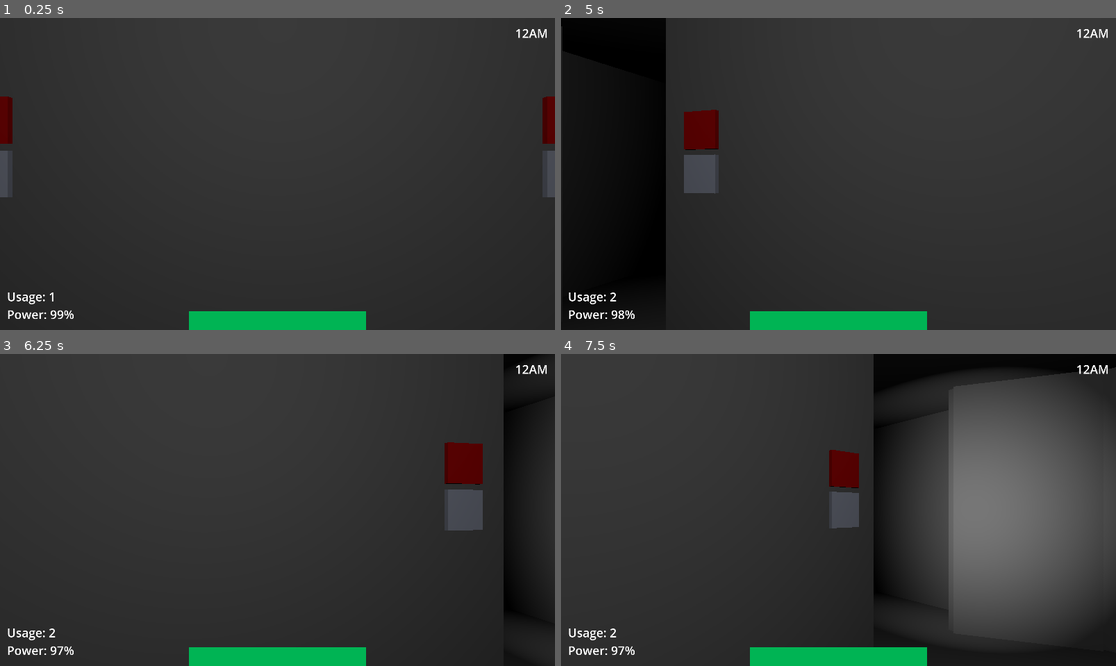
Above: before the commit, frames 1-4 (two rows, left to right).
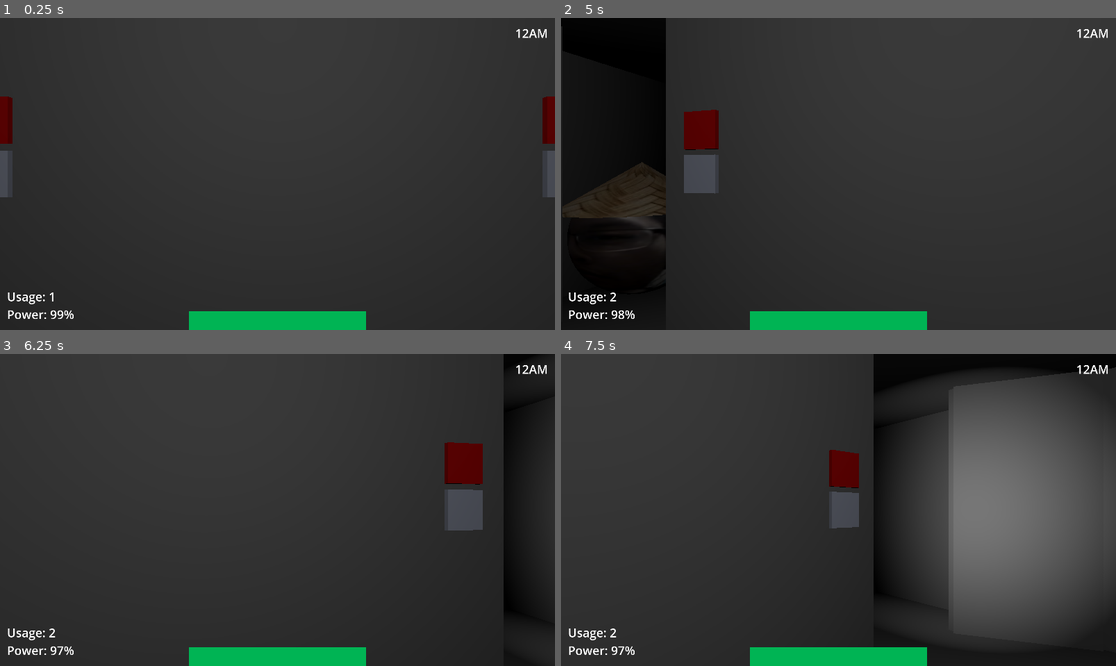
Above: after the commit, the same moments.

Repository: Noohal/FiveNightsWithMrVeliz
Game: Godot game, scene res://Scenes/Main.tscn
The game is run twice, just before and just after one commit, with the same random seed, the same clock (stepped at 60 frames per second) and the same inputs.
Inputs (mouse positions are in pixels of both pictures, inside the frame that each line leads up to):
- Up to frame 1 (0.25 s): no input
- Up to frame 2 (5 s): tap Enter at 0.5, 2, 3.5 s; move the mouse to (960, 158) at 0.52 s; click (960, 158) at 0.67 s; tap Space at 1.25, 2.75, 4.25 s; move the mouse to (727, 189) at 1.27 s; click (727, 189) at 1.42 s; move the mouse to (894, 105) at 2.02 s; click (894, 105) at 2.17 s; move the mouse to (810, 236) at 2.77 s; click (810, 236) at 2.92 s; move the mouse to (1005, 220) at 3.52 s; click (1005, 220) at 3.67 s; move the mouse to (672, 127) at 4.27 s; click (672, 127) at 4.42 s
- Up to frame 3 (6.25 s): move the mouse to (305, 510) at 5.02 s; click (305, 510) at 5.17 s; move the mouse to (194, 432) at 5.77 s; click (194, 432) at 5.92 s
- Up to frame 4 (7.5 s): move the mouse to (960, 494) at 6.52 s; click (960, 494) at 6.67 s; move the mouse to (727, 525) at 7.27 s; click (727, 525) at 7.42 s

The runs differ from the first frame. In frame 2, 2.2% of the frame differs, in the area x 0-19%, y 46-84%; in frame 3, less than 0.1%; in frame 4, less than 0.1%.

Commit message:
Bonnie Jumpscare

Diff:
--- a/Scenes/Clock.gd
+++ b/Scenes/Clock.gd
@@ -19,7 +19,6 @@
 	if current_time == 6:
 		return
 	current_time = (current_time + 1) % 12
-	print("NEXT HOUR")
 	hour_label.text = str(current_time) + "AM"
 	emit_signal("hour_change", current_time)
 
--- a/Scenes/Main.tscn
+++ b/Scenes/Main.tscn
@@ -18,6 +18,7 @@
 [ext_resource type="PackedScene" uid="uid://busjyo8vpx4a1" path="res://Scenes/MediumRoomVariant.tscn" id="12_pbfa4"]
 [ext_resource type="PackedScene" uid="uid://bcda2y6dwakt2" path="res://Scenes/Hallway.tscn" id="12_vw15l"]
 [ext_resource type="PackedScene" uid="uid://cfnw8k6pdi7uk" path="res://Scenes/Enemy/Shashumga.tscn" id="18_rx5kh"]
+[ext_resource type="AudioStream" uid="uid://bvja051f6cfuq" path="res://Sounds/Danger Alarm Meme Sound Effect.mp3" id="19_27ugv"]
 
 [sub_resource type="PlaneMesh" id="PlaneMesh_osmvm"]
 size = Vector2(4, 6)
@@ -51,6 +52,12 @@
 
 [sub_resource type="BoxShape3D" id="BoxShape3D_ef4l2"]
 size = Vector3(0.05, 0.2, 0.2)
+
+[sub_resource type="BoxMesh" id="BoxMesh_xgusk"]
+size = Vector3(4, 0.1, 4)
+
+[sub_resource type="BoxMesh" id="BoxMesh_6f6b8"]
+size = Vector3(0.1, 2, 4)
 
 [sub_resource type="Environment" id="Environment_ktvgq"]
 background_mode = 1
@@ -58,6 +65,68 @@
 [sub_resource type="Environment" id="Environment_j31tm"]
 background_mode = 1
 tonemap_mode = 2
+
+[sub_resource type="Animation" id="Animation_a21xi"]
+resource_name = "bonnie_boo"
+length = 1.5
+step = 0.05
+tracks/0/type = "value"
+tracks/0/imported = false
+tracks/0/enabled = true
+tracks/0/path = NodePath(".:position")
+tracks/0/interp = 1
+tracks/0/loop_wrap = true
+tracks/0/keys = {
+"times": PackedFloat32Array(0, 1.5),
+"transitions": PackedFloat32Array(1, 1),
+"update": 0,
+"values": [Vector3(0, 0, 20), Vector3(0.865101, 0, 20)]
+}
+tracks/1/type = "value"
+tracks/1/imported = false
+tracks/1/enabled = true
+tracks/1/path = NodePath(".:rotation")
+tracks/1/interp = 1
+tracks/1/loop_wrap = true
+tracks/1/keys = {
+"times": PackedFloat32Array(0, 0.75, 1.5),
+"transitions": PackedFloat32Array(1, 1, 1),
+"update": 0,
+"values": [Vector3(0, 0, 0), Vector3(0, -3.14159, 0), Vector3(0, -6.28319, 0)]
+}
+
+[sub_resource type="Animation" id="Animation_0m4we"]
+length = 0.001
+tracks/0/type = "value"
+tracks/0/imported = false
+tracks/0/enabled = true
+tracks/0/path = NodePath(".:position")
+tracks/0/interp = 1
+tracks/0/loop_wrap = true
+tracks/0/keys = {
+"times": PackedFloat32Array(0),
+"transitions": PackedFloat32Array(1),
+"update": 0,
+"values": [Vector3(0, 0, 20)]
+}
+tracks/1/type = "value"
+tracks/1/imported = false
+tracks/1/enabled = true
+tracks/1/path = NodePath(".:rotation")
+tracks/1/interp = 1
+tracks/1/loop_wrap = true
+tracks/1/keys = {
+"times": PackedFloat32Array(0),
+"transitions": PackedFloat32Array(1),
+"update": 0,
+"values": [Vector3(0, 0, 0)]
+}
+
+[sub_resource type="AnimationLibrary" id="AnimationLibrary_pt0wm"]
+_data = {
+"RESET": SubResource("Animation_0m4we"),
+"bonnie_boo": SubResource("Animation_a21xi")
+}
 
 [node name="Node3D" type="Node3D"]
 script = ExtResource("1_ogyp8")
@@ -290,6 +359,42 @@
 [node name="Hallway" parent="Map" instance=ExtResource("12_vw15l")]
 transform = Transform3D(1, 0, 0, 0, 1, 0, 0, 0, 1, -32, 0, -2)
 
+[node name="Scareroom" type="Node3D" parent="Map"]
+transform = Transform3D(1, 0, 0, 0, 1, 0, 0, 0, 1, -1, 0, 27)
+
+[node name="MeshInstance3D" type="MeshInstance3D" parent="Map/Scareroom"]
+mesh = SubResource("BoxMesh_xgusk")
+
+[node name="MeshInstance3D2" type="MeshInstance3D" parent="Map/Scareroom"]
+transform = Transform3D(1, 0, 0, 0, 1, 0, 0, 0, 1, 0, 2, 0)
+mesh = SubResource("BoxMesh_xgusk")
+
+[node name="MeshInstance3D3" type="MeshInstance3D" parent="Map/Scareroom"]
+transform = Transform3D(1, 0, 0, 0, 1, 0, 0, 0, 1, 2, 1, 0)
+mesh = SubResource("BoxMesh_6f6b8")
+
+[node name="MeshInstance3D4" type="MeshInstance3D" parent="Map/Scareroom"]
+transform = Transform3D(1, 0, 0, 0, 1, 0, 0, 0, 1, -2, 1, 0)
+mesh = SubResource("BoxMesh_6f6b8")
+
+[node name="MeshInstance3D5" type="MeshInstance3D" parent="Map/Scareroom"]
+transform = Transform3D(-4.37114e-08, 0, -1, 0, 1, 0, 1, 0, -4.37114e-08, 0, 1, 2)
+mesh = SubResource("BoxMesh_6f6b8")
+
+[node name="MeshInstance3D6" type="MeshInstance3D" parent="Map/Scareroom"]
+transform = Transform3D(-4.37114e-08, 0, -1, 0, 1, 0, 1, 0, -4.37114e-08, 0, 1, -2)
+mesh = SubResource("BoxMesh_6f6b8")
+
+[node name="OmniLight3D" type="OmniLight3D" parent="Map/Scareroom"]
+transform = Transform3D(1, 0, 0, 0, 1, 0, 0, 0, 1, 1.70717, 0.46255, 0)
+light_energy = 0.403
+omni_range = 34.196
+omni_attenuation = 2.82843
+
+[node name="ScareCam" type="Camera3D" parent="Map/Scareroom"]
+transform = Transform3D(-4.36999e-08, 0.0229491, 0.999737, 1.00314e-09, 0.999737, -0.0229491, -1, 0, -4.37114e-08, 1.84485, 0.472535, 0)
+fov = 42.8
+
 [node name="Cameras" type="Node3D" parent="."]
 
 [node name="Cam1" type="Camera3D" parent="Cameras"]
@@ -343,10 +448,20 @@
 [node name="WorldEnvironment" type="WorldEnvironment" parent="."]
 environment = SubResource("Environment_j31tm")
 
-[node name="Shashumga" parent="." instance=ExtResource("18_rx5kh")]
-transform = Transform3D(-0.0819385, 0, 0.996637, 0, 1, 0, -0.996637, 0, -0.0819385, 0.678359, 5.96046e-08, -2.51406)
-movement_points = Array[Vector3]([Vector3(-25, 0, 8), Vector3(-18, 0, -11), Vector3(-33, 0, 4), Vector3(-23.5, 0, -9), Vector3(8, 2, -12), Vector3(21, 0, -14), Vector3(0.678359, 5.96046e-08, -2.51406)])
+[node name="Shashumga" parent="." node_paths=PackedStringArray("scare_cam") instance=ExtResource("18_rx5kh")]
+transform = Transform3D(1, 0, 0, 0, 1, 0, 0, 0, 1, 0, 0, 20)
+scare_cam = NodePath("../Map/Scareroom/ScareCam")
+movement_points = Array[Vector3]([Vector3(-25, 0, 8), Vector3(-18, 0, -11), Vector3(-33, 0, 4), Vector3(-23.5, 0, -9), Vector3(8, 2, -12), Vector3(21, 0, -14), Vector3(0.678359, 5.96046e-08, -2.51406), Vector3(0, 0, 20)])
 night_AI_levels = Array[int]([0, 3, 0, 2, 5, 10])
+
+[node name="jumpscare" type="AnimationPlayer" parent="Shashumga"]
+libraries = {
+"": SubResource("AnimationLibrary_pt0wm")
+}
+
+[node name="scare sfx" type="AudioStreamPlayer3D" parent="Shashumga"]
+transform = Transform3D(1, 0, 1.42109e-14, 0, 1, 0, -1.42109e-14, 0, 1, 0, 0, 0)
+stream = ExtResource("19_27ugv")
 
 [node name="MapPoints" type="Node3D" parent="."]
 
@@ -408,3 +523,4 @@
 [connection signal="input_event" from="Office/DoorButtonRight" to="Office" method="_on_door_button_right_input_event"]
 [connection signal="input_event" from="Office/LightButtonLeft" to="Office" method="_on_light_button_left_input_event"]
 [connection signal="input_event" from="Office/LightButtonRight" to="Office" method="_on_light_button_right_input_event"]
+[connection signal="jumpscare_bonnie" from="Shashumga" to="." method="_on_shashumga_jumpscare_bonnie"]
--- a/Scripts/CameraButton.gd
+++ b/Scripts/CameraButton.gd
@@ -9,7 +9,7 @@
 func _on_input_event(_viewport, event, _shape_idx):
 	if event is InputEventMouseButton and event.button_index == MOUSE_BUTTON_LEFT and event.pressed == true:
 		if camera_id != CamerasEnum.TOGGLE:
-			print("Selecting Camera %s" % camera_id)
+			#print("Selecting Camera %s" % camera_id)
 			player.set_camera(camera_id)
 		else:
 			if player_hud.has_method("toggle_upstairs"):
--- a/Scripts/Enemy/Shashumga.gd
+++ b/Scripts/Enemy/Shashumga.gd
@@ -1,6 +1,7 @@
 extends Node3D
 
 @onready var game : Node3D = $"../"
+@export var scare_cam : Camera3D
 @export var movement_points : Array[Vector3]
 @export var night_AI_levels : Array[int]
 
@@ -10,16 +11,14 @@
 var current_pos : int
 const MOVEMENT_INTERVAL : float = 5.0
 
+signal jumpscare_bonnie
+
 # Called when the node enters the scene tree for the first time.
 func _ready():
 	rand.randomize()
-	AI_level = night_AI_levels[game.current_night]
+	AI_level = night_AI_levels[game.current_night - 1]
 	current_pos = 0
 	set_global_position(movement_points[current_pos])
-
-# Called every frame. 'delta' is the elapsed time since the previous frame.
-func _process(_delta):
-	pass
 
 # Check Movement Opportunity
 func _on_timer_timeout():
@@ -35,12 +34,21 @@
 		print("%s VS %s: STAY BONNIE" % [AI_level, check])
 
 # Based on current position, calculate the new position
+# 0 - Spawn
+# 1 - Point 8 (Room 7)
+# 2 - Point 10 (Room 9)
+# 3 - Point 11 (Hallway Front)
+# 4 - Point 1D (Front Stairs Down)
+# 5 - Point 3 (Room 3)
+# 6 - Point LeftOffice (Left Office Door)
+# 7 - Point J (Jumpscare/Hidden Position)
 func find_new_destination(pos : int) -> int:
 	rand.randomize()
-	var dest : int = 0
+	var dest : int = pos
 	match pos:
 		0:
-			dest = rand.randi_range(1,2)
+			#dest = rand.randi_range(1,2)
+			dest = 6
 		1:
 			var chance = rand.randi_range(1,10)
 			if chance <= 5:
@@ -68,22 +76,27 @@
 				dest = 5
 			else:
 				dest = 6
+				print("AT DOOR")
 		5:
 			var chance = rand.randi_range(1,10)
 			if chance <= 5:
 				dest = 6
+				print("AT DOOR")
 			else:
 				dest = 4
 		6:
 			dest = attack()
+			if dest == 7:
+				emit_signal("jumpscare_bonnie")
+		_:
+			dest = dest
 	return dest
 
 func attack() -> int:
 	if game.left_door_close:
 		print("LEAVING")
 		return 3
-	print("AT DOOR")
-	return 6
+	return 7
 
 # Increase AI Level
 func _on_clock_hour_change(hour):
--- a/Scripts/Game.gd
+++ b/Scripts/Game.gd
@@ -3,7 +3,7 @@
 var left_door_close : bool = false
 var right_door_close : bool = false
 
-var current_night : int = 0
+var current_night : int = 6
 
 func _on_left_door_left_door_change(active):
 	left_door_close = active
@@ -11,3 +11,12 @@
 
 func _on_right_door_right_door_change(active):
 	right_door_close = active
+
+
+func _on_shashumga_jumpscare_bonnie():
+	await get_tree().create_timer(5).timeout
+	$"Map/Scareroom/ScareCam".make_current()
+	$"Shashumga/jumpscare".play("bonnie_boo")
+	$"Shashumga/scare sfx".play()
+	await get_tree().create_timer(3).timeout
+	get_tree().quit()
Not shown: 1 places in Scenes/Main.tscn that only renumber resources
Not shown, added: Sounds/Danger Alarm Meme Sound Effect.mp3.import
Not shown, added: Sounds/Danger Alarm Meme Sound Effect.mp3
